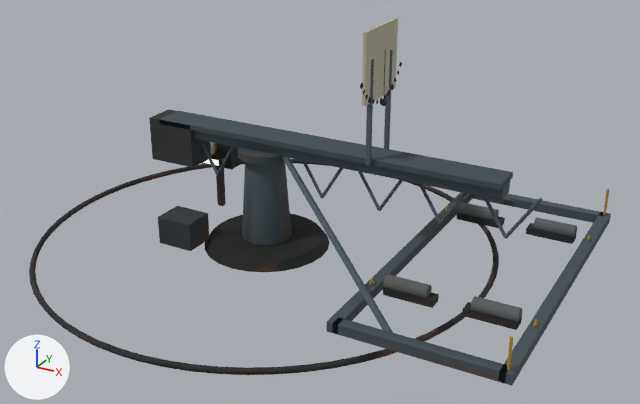
The glTF model public/assets/models/lab/turning-arm.glb: old version first, new version second.
Before and after are seen from a 50 mm lens placed at (6.89, -10.77, 6.3), pointed at (1.05, -0.16, 0.99). Every picture has the same lights, and +X, +Y and +Z are marked at lower left. The picture after the commit comes second. Where no turn or scale is listed for an object, it has been applied to the vertices. Vertices at exactly the same position are counted once.

Objects in the first picture: 'arm', 'base' and 1 more.
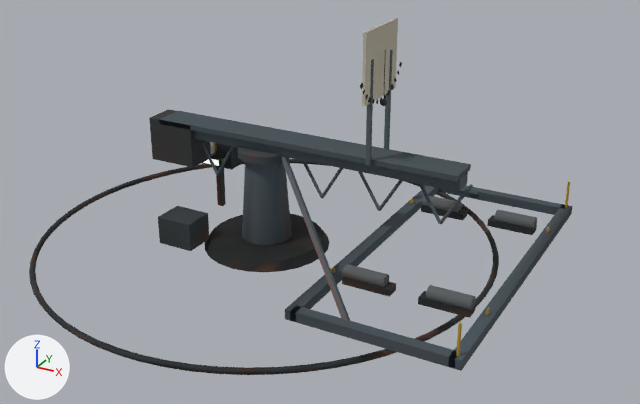
Pixel boxes (x1, y1, x2, y2) of what changed, in the pictures (640 x 404 px; the box of a moved part takes in the faces that stretch with it):
'arm', reshaped (8% narrower): before (149, 18, 611, 386); after (149, 18, 572, 371)
part 1 of me_mesh_2, moved or reshaped: before (473, 194, 603, 223); after (439, 186, 565, 215)
part 2 of me_mesh_2, moved or reshaped: before (332, 319, 507, 383); after (290, 307, 456, 368)
part 3 of me_mesh_2, moved or reshaped: before (327, 192, 473, 335); after (285, 186, 439, 322)
part 4 of me_mesh_2, moved or reshaped: before (498, 212, 611, 386); after (448, 204, 572, 371)
part 5 of me_mesh_2, moved or reshaped: before (457, 213, 505, 228); after (421, 205, 468, 221)
part 6 of me_mesh_2, moved or reshaped: before (526, 223, 577, 244); after (487, 215, 537, 235)
part 7 of me_mesh_2, moved or reshaped: before (383, 288, 439, 308); after (342, 277, 396, 297)
part 8 of me_mesh_2, moved or reshaped: before (370, 278, 375, 286); after (331, 267, 335, 273)
part 9 of me_mesh_2, moved or reshaped: before (462, 302, 522, 330); after (418, 291, 476, 318)
part 10 of me_mesh_2, moved or reshaped: before (533, 319, 538, 328); after (486, 307, 490, 316)
part 11 of me_mesh_2, moved or reshaped: before (603, 189, 609, 215); after (565, 181, 570, 207)
part 12 of me_mesh_2, moved or reshaped: before (507, 336, 513, 371); after (456, 322, 462, 356)
part 13 of me_mesh_2, deleted: before (483, 196, 506, 238)
part 14 of me_mesh_2, deleted: before (505, 198, 543, 239)
part 15 of me_mesh_2, moved or reshaped: before (159, 111, 513, 200); after (159, 111, 471, 191)
part 16 of me_mesh_2, moved or reshaped: before (287, 157, 577, 333); after (285, 157, 536, 320)

Diff of the bpy script that builds the scene:
```diff
--- a/public/assets/models/lab/turning-arm.glb.py
+++ b/public/assets/models/lab/turning-arm.glb.py
@@ me_mesh_2 @@
 # used by ob_arm; location = (0.0, 0.0, 1.62)
 # verts and faces of me_mesh_2; kept vertices keep their numbers, new ones are numbered from 772
 # before: 0 (3.8, -0.15, 0.18) at pixel (503, 186), 1 (3.8, 0.15, 0.18) at pixel (510, 178), 2 (3.8, -0.15, -0.02) at pixel (502, 200), 3 (3.8, 0.15, -0.02) at pixel (509, 192), 8 (3.8, -0.25, 0.24) at pixel (501, 184)
 # before: 9 (3.8, 0.25, 0.24) at pixel (513, 172), 10 (3.8, -0.25, 0.16) at pixel (500, 190), 11 (3.8, 0.25, 0.16) at pixel (512, 177)
-me_mesh_2.from_pydata(...)  # 772 vertices, 1356 faces; spans x -2.0..4.78, y -2.48..2.48, z -1.19..2.08
+me_mesh_2.from_pydata(...)  # 736 vertices, 1292 faces; spans x -2.0..4.18, y -2.48..2.48, z -1.19..2.08
+# me_mesh_2 part 1: the loose piece of 8 vertices spanning x 2.5..4.7, y 2.32..2.48, z -1.19..-1.05 is moved by (-0.6, 0.0, 0.0)
+# me_mesh_2 part 2: the loose piece of 8 vertices spanning x 2.5..4.7, y -2.48..-2.32, z -1.19..-1.05 is moved by (-0.6, 0.0, 0.0)
+# me_mesh_2 part 3: the loose piece of 8 vertices spanning x 2.42..2.58, y -2.48..2.48, z -1.19..-1.05 is moved by (-0.6, 0.0, 0.0)
+# me_mesh_2 part 4: the loose piece of 8 vertices spanning x 4.62..4.78, y -2.48..2.48, z -1.19..-1.05 is moved by (-0.6, 0.0, 0.0)
+# me_mesh_2 part 5: the loose piece of 8 vertices spanning x 2.7..3.4, y 1.25..1.45, z -1.11..-1.01 is moved by (-0.6, 0.0, 0.0)
+# me_mesh_2 part 6: the loose piece of 8 vertices spanning x 3.8..4.5, y 1.25..1.45, z -1.11..-1.01 is moved by (-0.6, 0.0, 0.0)
+# me_mesh_2 part 7: the loose piece of 8 vertices spanning x 2.7..3.4, y -1.45..-1.25, z -1.11..-1.01 is moved by (-0.6, 0.0, 0.0)
+# me_mesh_2 part 8: the loose piece of 50 vertices spanning x 2.49..2.51, y -1.41..-1.29, z -1.08..-0.96 is moved by (-0.6, 0.0, 0.0)
+# me_mesh_2 part 9: the loose piece of 8 vertices spanning x 3.8..4.5, y -1.45..-1.25, z -1.11..-1.01 is moved by (-0.6, 0.0, 0.0)
+# me_mesh_2 part 10: the loose piece of 50 vertices spanning x 4.69..4.71, y -1.41..-1.29, z -1.08..-0.96 is moved by (-0.6, 0.0, 0.0)
+# me_mesh_2 part 11: the loose piece of 18 vertices spanning x 4.68..4.72, y 2.38..2.42, z -1.12..-0.62 is moved by (-0.6, 0.0, 0.0)
+# me_mesh_2 part 12: the loose piece of 18 vertices spanning x 4.68..4.72, y -2.42..-2.38, z -1.12..-0.62 is moved by (-0.6, 0.0, 0.0)
+# me_mesh_2 part 13: the loose piece of 18 vertices spanning x 3.33..3.87, y -0.02..0.12, z -0.63..0.09 is deleted
+# me_mesh_2 part 14: the loose piece of 18 vertices spanning x 3.83..4.32, y -0.12..0.02, z -0.63..0.09 is deleted
+# me_mesh_2 part 15
+for i in [*range(0, 4), *range(8, 12)]: verts[i] += (-0.6, 0.0, 0.0)
+# me_mesh_2 part 16
+# 22 vertices are removed from x 4.5, y -1.45..1.45, z -1.06..-0.86
+# 160 faces are deleted
+# 4 vertices in x 3.29..3.31, y -2.41..2.41, z -1.17..-1.07 move by (-0.6, 0.0, 0.0)
+# 4 vertices move from x 3.27..3.33, y -2.44..2.44, z -1.13..-1.11 to x 2.66..2.74, y -2.43..2.43, z -1.12
+# 2 vertices are added at (2.1, 1.35, -0.96), (2.1, -1.35, -0.96)
+# 20 new vertices lie (-0.6, 0.0, 0.0) away from vertices in x 2.7, y -1.45..1.45, z -1.06..-0.86
+# 160 new faces join them
+# other edits to the shape of me_mesh_2 do not show in these pictures
 me_mesh_2.materials.append(mat_lab_solid_002)
```
